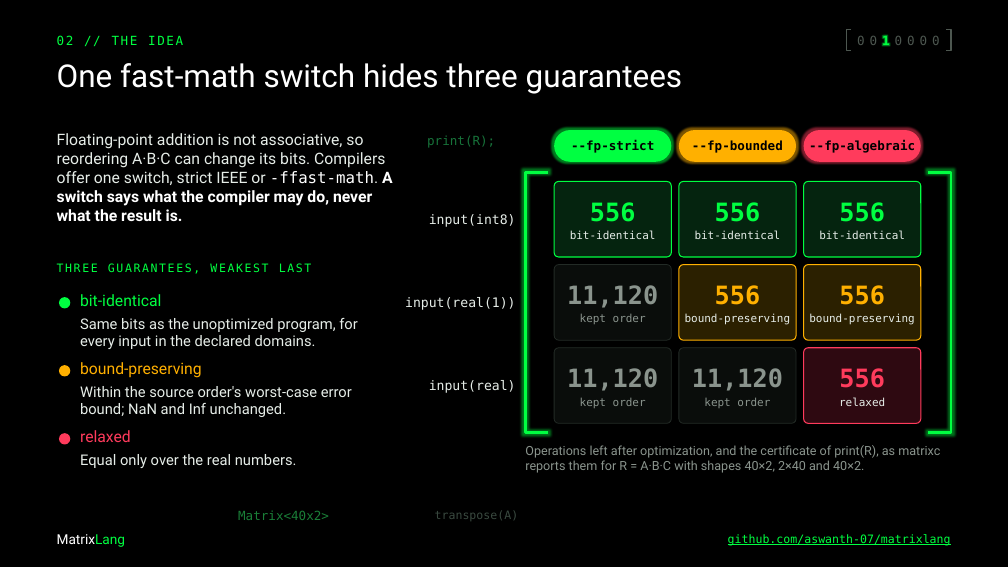
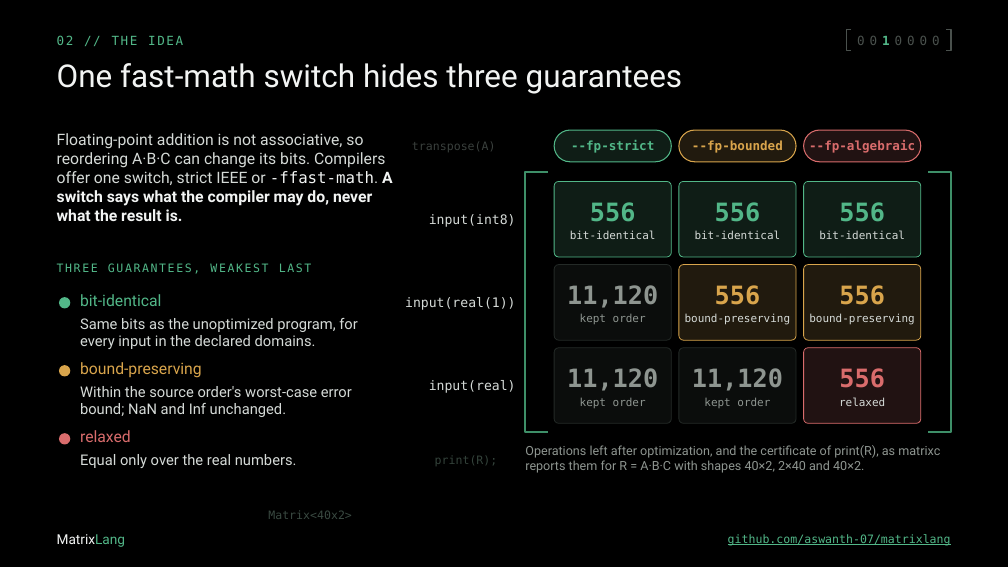
Before and after one commit to aswanth-07/matrixlang, a slide deck: slide 3 of docs/submission/MatrixLang-Implementation-Review.pptx. Drawn at 1008x567 pixels with LibreOffice and Linux fonts; fonts in the diff are those of the drawing. Boxes give left, top, right and bottom in pixels: in the first picture for what was removed or moved away, otherwise in the second. Text is boxed around its words. In the diff, an @@ line names an element or a change of style, - is before the commit and + after.

```diff
--- a/docs/submission/MatrixLang-Implementation-Review.pptx
+++ b/docs/submission/MatrixLang-Implementation-Review.pptx
@@ text "0" at (867, 29, 879, 51): text colour #4D5750 to #4A514D @@
@@ text "0" at (892, 29, 904, 51): text colour #4D5750 to #4A514D @@
@@ text "Floating-point addition is not associative, ..." at (57, 133, 393, 221): text colour #E6EDE8 to #D5DAD7 in "Floating-point addition is not associative, so reordering ..."; text colour #FFFFFF to #F2F4F3 in "‑ffast‑math. A switch says what the compiler ..." @@
@@ text "transpose(A)": place and size @@
-text "transpose(A)" at (435, 510, 519, 521)
+text "transpose(A)" at (412, 142, 496, 152)
@@ text "transpose(A)" at (412, 142, 496, 152): text colour #3A4A40 to #3A403D @@
@@ text "--fp-strict" at (571, 140, 654, 153): text colour #000000 to #52B788 @@
@@ rounded rectangle at (554, 130, 671, 162): fill #00FF41 to #0F1D16; outline none to #52B788 1 pt @@
@@ text "--fp-bounded" at (692, 140, 783, 153): text colour #000000 to #D9A54C @@
@@ rounded rectangle at (679, 130, 796, 162): fill #FFB000 to #211A0E; outline none to #D9A54C 1 pt @@
@@ text "--fp-algebraic" at (809, 140, 915, 153): text colour #000000 to #D96C6C @@
@@ rounded rectangle at (804, 130, 921, 162): fill #FF3B5C to #211212; outline none to #D96C6C 1 pt @@
@@ freeform shape at (526, 172, 548, 433): outline #00FF41 2.25 pt to #3E8F68 1.75 pt @@
@@ freeform shape at (929, 172, 951, 433): outline #00FF41 2.25 pt to #3E8F68 1.75 pt @@
@@ text colour #00FF41 to #52B788 in "556"; text colour #E6EDE8 to #D5DAD7 in "bit-identical"; fill #05240F to #0F1D16; outline #00FF41 1 pt to #52B788 0.75 pt in 3 elements at (554, 181, 671, 257), (679, 181, 796, 257), (804, 181, 921, 257) @@
@@ rounded rectangle "556" at (679, 265, 796, 340): text colour #FFB000 to #D9A54C in "556"; text colour #E6EDE8 to #D5DAD7 in "bound-preserving"; fill #2B2000 to #211A0E; outline #FFB000 1 pt to #D9A54C 0.75 pt @@
@@ rounded rectangle "556" at (804, 265, 921, 340): text colour #FFB000 to #D9A54C in "556"; text colour #E6EDE8 to #D5DAD7 in "bound-preserving"; fill #2B2000 to #211A0E; outline #FFB000 1 pt to #D9A54C 0.75 pt @@
@@ ellipse at (59, 297, 70, 309): fill #00FF41 to #52B788 @@
@@ text colour #00FF41 to #52B788 in 5 elements at (57, 35, 183, 45), (882, 36, 890, 45), (728, 534, 951, 546), (57, 263, 312, 274), (80, 294, 161, 306) @@
@@ text "bound-preserving" at (80, 362, 202, 378): text colour #FFB000 to #D9A54C @@
@@ text colour #E6EDE8 to #D5DAD7 in 6 elements at (80, 318, 357, 349), (80, 386, 352, 417), (80, 454, 297, 468), (429, 214, 516, 227), (405, 297, 515, 310), (429, 380, 516, 393) @@
@@ rounded rectangle "556" at (804, 348, 921, 423): text colour #FF3B5C to #D96C6C in "556"; text colour #E6EDE8 to #D5DAD7 in "relaxed"; fill #2E0911 to #211212; outline #FF3B5C 1 pt to #D96C6C 0.75 pt @@
@@ ellipse at (59, 365, 70, 377): fill #FFB000 to #D9A54C @@
@@ ellipse at (59, 433, 70, 445): fill #FF3B5C to #D96C6C @@
@@ text "relaxed" at (80, 430, 131, 442): text colour #FF3B5C to #D96C6C @@
@@ text "print(R);": place and size @@
-text "print(R);" at (427, 135, 495, 148)
+text "print(R);" at (435, 456, 498, 466)
@@ text "print(R);" at (435, 456, 498, 466): size 12 to 11 pt, text colour #17733A to #34433B @@
@@ text "Matrix<40x2>": place and size @@
-text "Matrix<40x2>" at (238, 510, 329, 520)
+text "Matrix<40x2>" at (268, 510, 352, 519)
@@ text "Matrix<40x2>" at (268, 510, 352, 519): size 12 to 11 pt, text colour #1A7F38 to #3A4A42 @@
@@ text "MatrixLang" at (57, 534, 125, 547): text colour #FFFFFF to #F2F4F3, text colour #00FF41 to #52B788 in "MatrixLang" @@
```
Also in this commit, not shown: 6 other slides changed, 1 other file.
